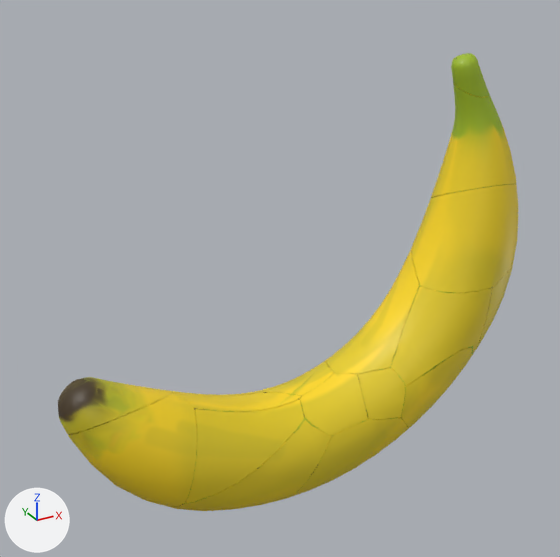
Renders of the FBX model Assets/Models/pisang - meledak.fbx from each side of a commit.
Both versions are drawn from a 50 mm camera at (-1.38, -2.49, 2.06) aimed at (0.03, 0.06, 0.78). The lights are fixed; the arrows at lower left show +X, +Y and +Z.

Script lines for the objects in view, before the commit:
```python
ob_torus_cell_005 = bpy.data.objects.new('Torus_cell.005', me_torus_cell_002)
ob_torus_cell_005.location = (1.031, -0.082, 0.536)
ob_torus_cell_011 = bpy.data.objects.new('Torus_cell.011', me_torus_cell_006)
ob_torus_cell_011.location = (0.942, -0.049, 0.87)
ob_torus_cell_012 = bpy.data.objects.new('Torus_cell.012', me_torus_cell_007)
ob_torus_cell_012.location = (0.179, -0.123, 0.241)
ob_torus_cell_013 = bpy.data.objects.new('Torus_cell.013', me_torus_cell_008)
ob_torus_cell_013.location = (0.868, -0.005, 1.555)
ob_torus_cell_024 = bpy.data.objects.new('Torus_cell.024', me_torus_cell_013)
ob_torus_cell_024.location = (0.566, 0.047, 0.022)
ob_torus_cell_026 = bpy.data.objects.new('Torus_cell.026', me_torus_cell_015)
ob_torus_cell_026.location = (-0.223, -0.119, -0.014)
ob_torus_cell_030 = bpy.data.objects.new('Torus_cell.030', me_torus_cell_018)
ob_torus_cell_030.location = (0.659, -0.21, 0.21)
ob_torus_cell_034 = bpy.data.objects.new('Torus_cell.034', me_torus_cell_020)
ob_torus_cell_034.location = (-0.761, 0.032, 0.447)
ob_torus_cell_035 = bpy.data.objects.new('Torus_cell.035', me_torus_cell_021)
ob_torus_cell_035.location = (0.764, -0.062, 0.365)
# also in view: 'Torus_cell.031' at (0.24, -0.11, 0.0); 'Torus_cell.015' at (0.39, -0.17, 0.25); 'Torus_cell.003' at (-0.26, 0.02, 0.17); 'Torus_cell.008' at (0.98, 0.01, 1.24); 'Torus_cell.036' at (0.52, 0.04, 0.45)
```
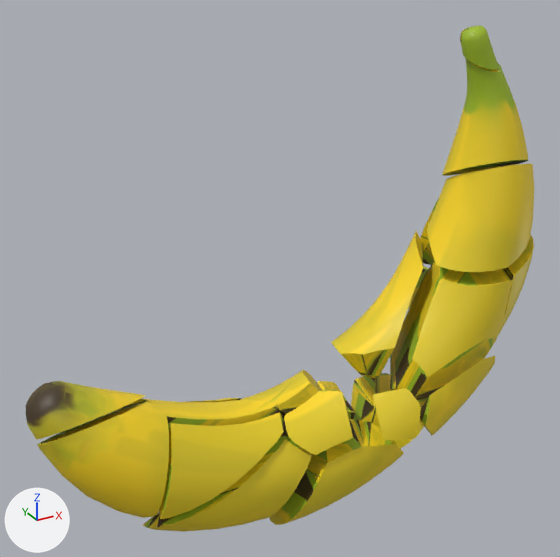
The change in detail:
Object 'Torus_cell.018' (ob_torus_cell_018) moves from (-0.689, -0.051, 0.268) to (-0.802, -0.052, 0.263).
Object 'Torus_cell.030' (ob_torus_cell_030) moves from (0.659, -0.21, 0.21) to (0.751, -0.266, 0.172).
Object 'Torus_cell.036' (ob_torus_cell_036) moves from (0.524, 0.088, 0.392) to (0.601, 0.162, 0.432).
Object 'Torus_cell.026' (ob_torus_cell_026) moves from (-0.223, -0.119, -0.014) to (-0.322, -0.131, -0.068).
Object 'Torus_cell.008' (ob_torus_cell_008) moves from (0.945, 0.005, 1.263) to (1.003, 0.01, 1.361).
Object 'Torus_cell.027' (ob_torus_cell_027) moves from (0.853, 0.045, 1.582) to (0.893, 0.053, 1.689).
Object 'Torus_cell.035' (ob_torus_cell_035) moves from (0.764, -0.062, 0.365) to (0.875, -0.067, 0.379).
Object 'Torus_cell.016' (ob_torus_cell_016) moves from (-0.301, -0.169, 0.209) to (-0.412, -0.189, 0.191).
Object 'Torus_cell.012' (ob_torus_cell_012) moves from (0.179, -0.123, 0.241) to (0.079, -0.161, 0.203).
Object 'Torus_cell.031' (ob_torus_cell_031) moves from (0.255, -0.15, -0.01) to (0.215, -0.182, -0.111).
Object 'Torus_cell.003' (ob_torus_cell_003) moves from (-0.273, 0.023, 0.269) to (-0.386, 0.035, 0.26).
Object 'Torus_cell.034' (ob_torus_cell_034) moves from (-0.761, 0.032, 0.447) to (-0.874, 0.04, 0.459).
Object 'Torus_cell' (ob_torus_cell) moves from (0.044, 0.138, 0.14) to (-0.047, 0.186, 0.092).
Object 'Torus_cell.024' (ob_torus_cell_024) moves from (0.566, 0.047, 0.022) to (0.622, 0.076, -0.073).
Object 'Torus_cell.013' (ob_torus_cell_013) moves from (0.868, -0.005, 1.555) to (0.909, -0.001, 1.661).
Object 'Torus_cell.011' (ob_torus_cell_011) moves from (0.942, -0.049, 0.87) to (1.023, -0.05, 0.95).
Object 'Torus_cell.015' (ob_torus_cell_015) moves from (0.399, -0.182, 0.257) to (0.406, -0.285, 0.208).
Object 'Torus_cell.005' (ob_torus_cell_005) moves from (1.031, -0.082, 0.536) to (1.141, -0.089, 0.571).

What differs and where, as boxes (x1, y1, x2, y2) in the pictures (560 x 557 px):
'Torus_cell.018', moved: before (68, 392, 197, 507); after (37, 401, 169, 518)
'Torus_cell.011', moved: before (412, 184, 518, 293); after (427, 164, 534, 272)
'Torus_cell.035', moved: before (390, 283, 493, 387); after (390, 260, 512, 407)
'Torus_cell.016', moved: before (185, 399, 304, 503); after (159, 412, 284, 519)
'Torus_cell.008', moved: before (431, 82, 516, 198); after (442, 58, 528, 176)
'Torus_cell.026', moved: before (171, 416, 331, 511); after (143, 421, 312, 532)
'Torus_cell.031', moved: before (290, 406, 408, 497); after (269, 419, 404, 525)
'Torus_cell.036', moved: before (326, 247, 419, 379); after (331, 231, 423, 378)
'Torus_cell.034', moved: before (58, 377, 173, 435); after (26, 381, 145, 439)
'Torus_cell.012', moved: before (300, 373, 368, 436); after (284, 391, 353, 455)
'Torus_cell.030', moved: before (401, 348, 472, 428); after (420, 356, 495, 435)
'Torus_cell.003', moved: before (167, 390, 302, 412); after (122, 398, 279, 429)
'Torus_cell.015', moved: before (358, 368, 405, 419); after (373, 388, 421, 441)
'Torus_cell.013', moved: before (451, 53, 489, 97); after (461, 25, 499, 70)
'Torus_cell', moved: before (254, 360, 334, 396); after (240, 370, 323, 421)
'Torus_cell.005', moved: before (471, 259, 514, 357); after (498, 234, 534, 335)
'Torus_cell.024', moved (not visible before): after (351, 373, 424, 448)
'Torus_cell.027', moved (not visible before): after (460, 26, 472, 47)
